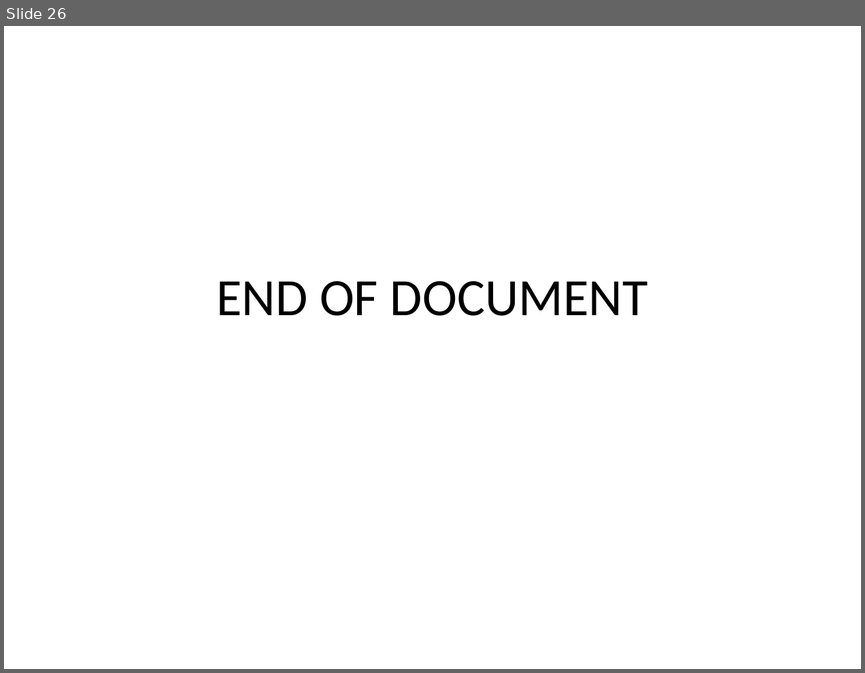
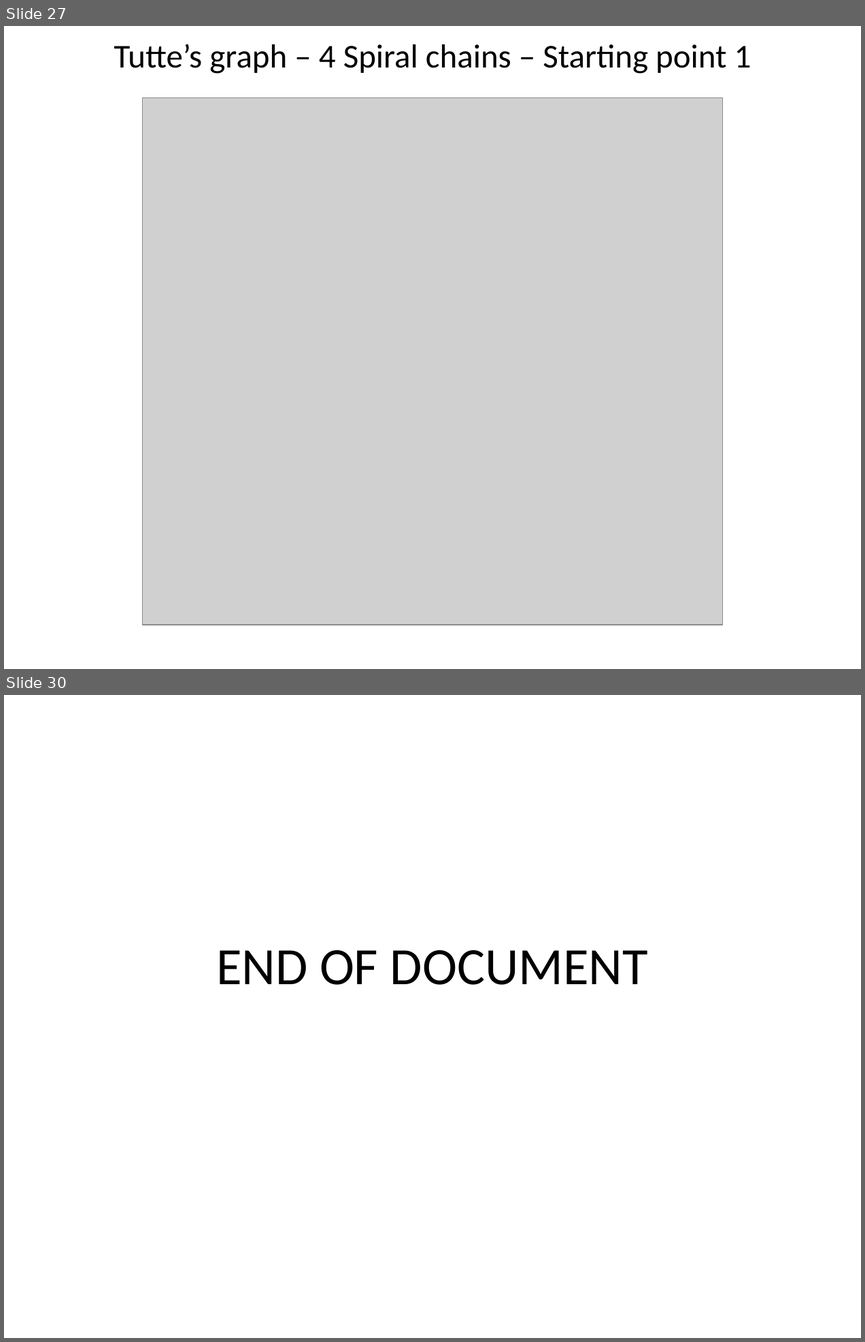
Before and after one commit to stefanutti/maps-coloring-java, a slide deck: ct/ct-docs/cahit-spiral-chains/spiral-chains.ppt. Shown one above the other, each under a label of ours: slide 26 before the commit, slides 27 and 30 after it; the slides between them are not shown. The pictures are 865x673 and 865x1342 pixels, drawn with LibreOffice and Linux fonts; fonts in the diff are those of the drawing; grey boxes stand for pictures. Boxes give left, top, right and bottom in pixels: in the first picture for what was removed or moved away, otherwise in the second. Text is boxed around its words. In the diff, an @@ line names an element or a change of style, - is before the commit and + after.

```diff
--- a/ct/ct-docs/cahit-spiral-chains/spiral-chains.ppt
+++ b/ct/ct-docs/cahit-spiral-chains/spiral-chains.ppt
@@ slide 27 added at (4, 26, 861, 669), background #FFFFFF @@
@@ title added at (114, 44, 751, 74), 28 pt, text #000000 @@
+Tutte’s graph – 4 Spiral chains – Starting point 1
@@ picture added at (142, 98, 722, 625) @@
@@ what was slide 26 is now slide 30 @@
```
Also in this commit, not shown: 3 slides changed, 11 other slides added.
